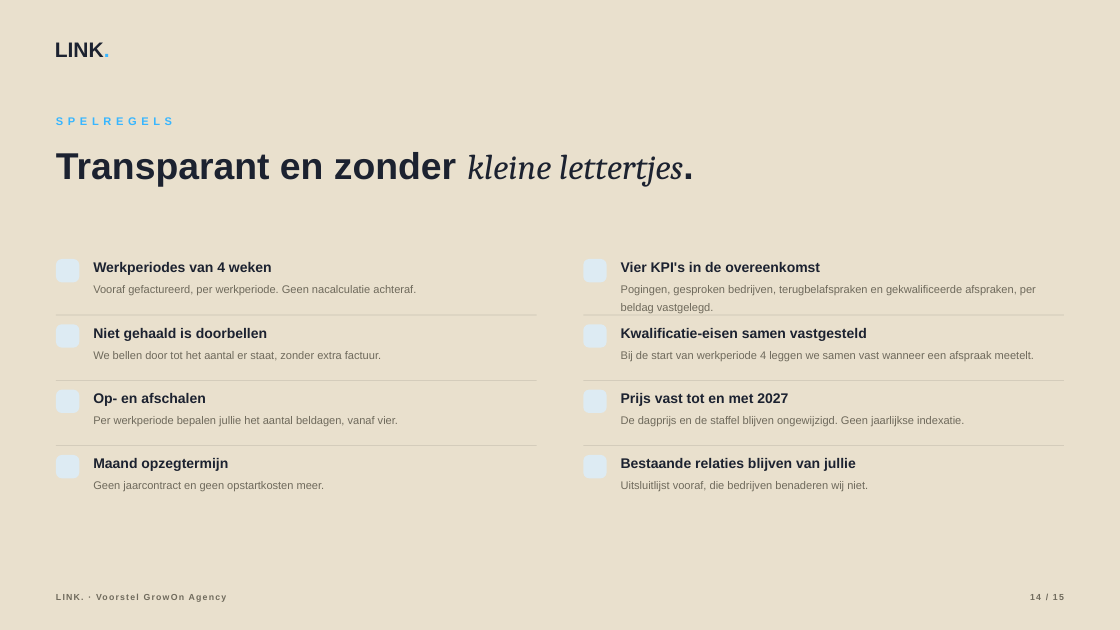
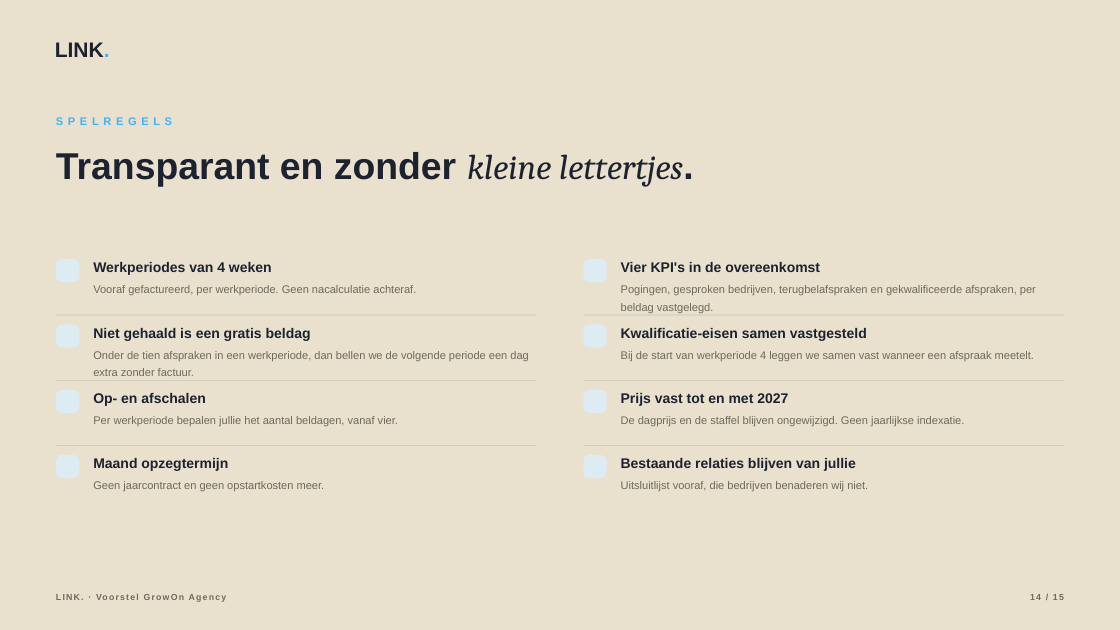
Before and after one commit to hens-lang/Test, a slide deck: slide 14 of output/LINK. voorstel GrowOn Agency.pptx. Drawn at 1120x630 pixels with LibreOffice and Linux fonts; fonts in the diff are those of the drawing; background and template pictures are left out. Boxes give left, top, right and bottom in pixels: in the first picture for what was removed or moved away, otherwise in the second. Text is boxed around its words. In the diff, an @@ line names an element or a change of style, - is before the commit and + after.

```diff
--- a/output/LINK. voorstel GrowOn Agency.pptx
+++ b/output/LINK. voorstel GrowOn Agency.pptx
@@ text at <box>93,328,311,341</box>: text changed @@
-Niet gehaald is doorbellen
+Niet gehaald is een gratis beldag
@@ text at <box>93,351,528,376</box>: text changed @@
-We bellen door tot het aantal er staat, zonder extra factuur.
+Onder de tien afspraken in een werkperiode, dan bellen we de volgende periode een dag extra zonder factuur.
```
Also in this commit, not shown: 4 other slides changed, 8 other files.
